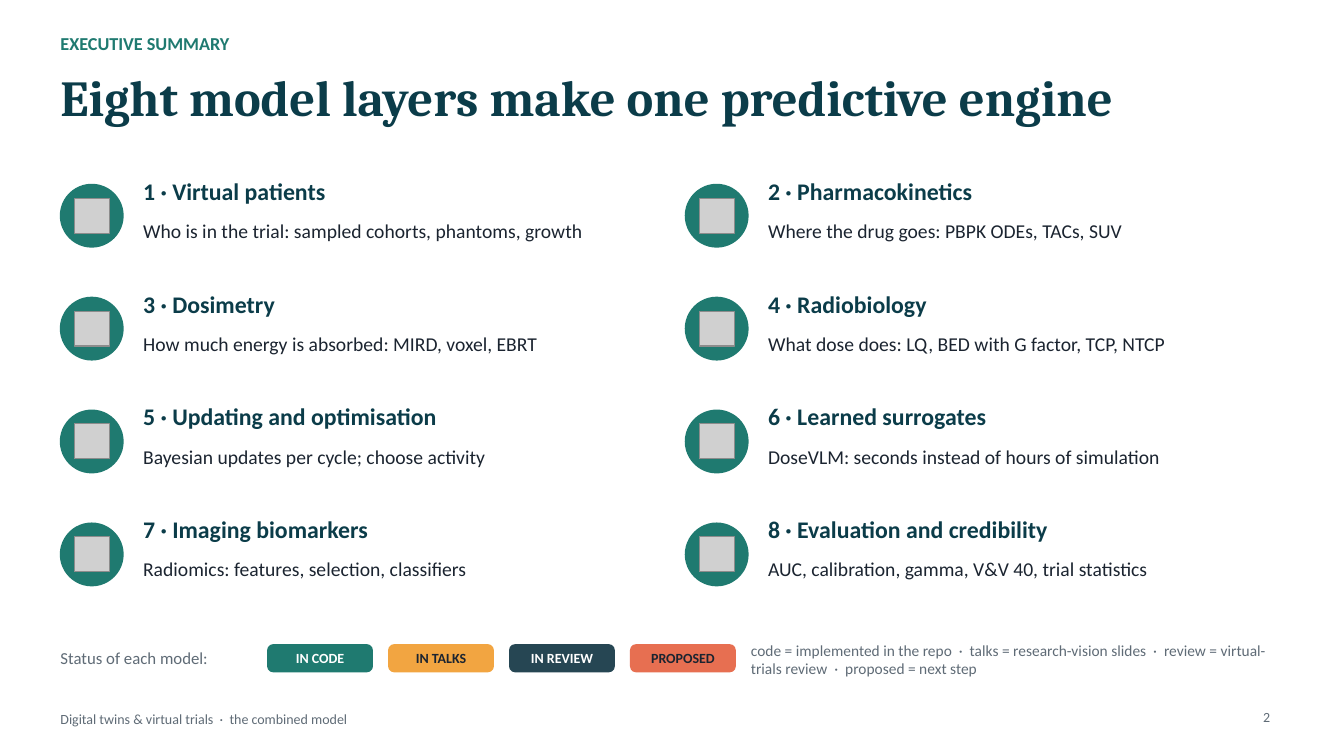
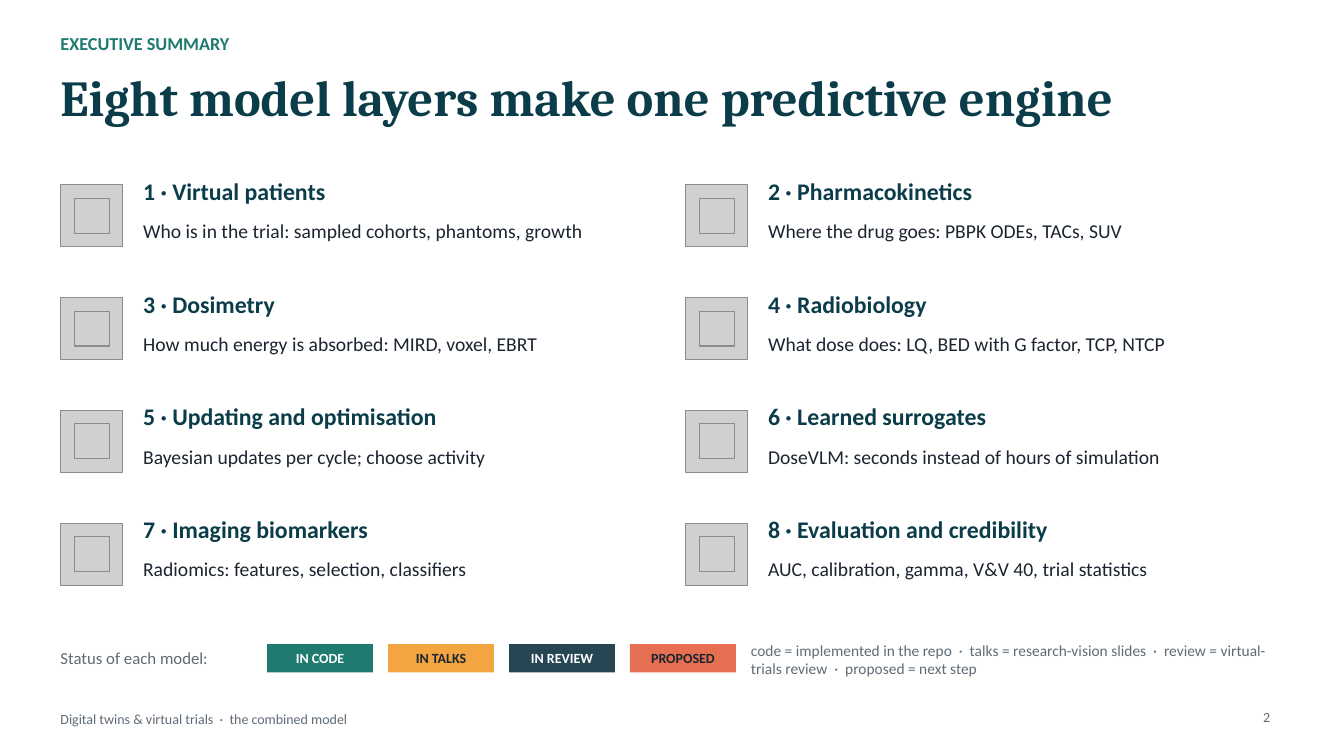
Before and after one commit to habdollahin/habdollahin, a slide deck: slide 2 of talks/DT_Combined_Model_Final.pptx. Drawn at 1344x756 pixels with LibreOffice and Linux fonts; fonts in the diff are those of the drawing; grey boxes stand for pictures. Boxes give left, top, right and bottom in pixels: in the first picture for what was removed or moved away, otherwise in the second. Text is boxed around its words. In the diff, an @@ line names an element or a change of style, - is before the commit and + after.

```diff
--- a/talks/DT_Combined_Model_Final.pptx
+++ b/talks/DT_Combined_Model_Final.pptx
@@ ellipse removed at (60,185,123,247) @@
@@ picture added at (60,185,123,247) @@
@@ ellipse removed at (686,185,748,247) @@
@@ picture added at (686,185,748,247) @@
@@ ellipse removed at (60,297,123,360) @@
@@ picture added at (60,297,123,360) @@
@@ ellipse removed at (686,297,748,360) @@
@@ picture added at (686,297,748,360) @@
@@ ellipse removed at (60,410,123,473) @@
@@ picture added at (60,410,123,473) @@
@@ ellipse removed at (686,410,748,473) @@
@@ picture added at (686,410,748,473) @@
@@ ellipse removed at (60,523,123,586) @@
@@ picture added at (60,523,123,586) @@
@@ ellipse removed at (686,523,748,586) @@
@@ picture added at (686,523,748,586) @@
@@ rounded rectangle to rectangle in 4 elements at (267,644,373,673), (388,644,494,673), (509,644,615,673), (630,644,736,673) @@
```
Also in this commit, not shown: 26 other slides changed, 5 other files.
